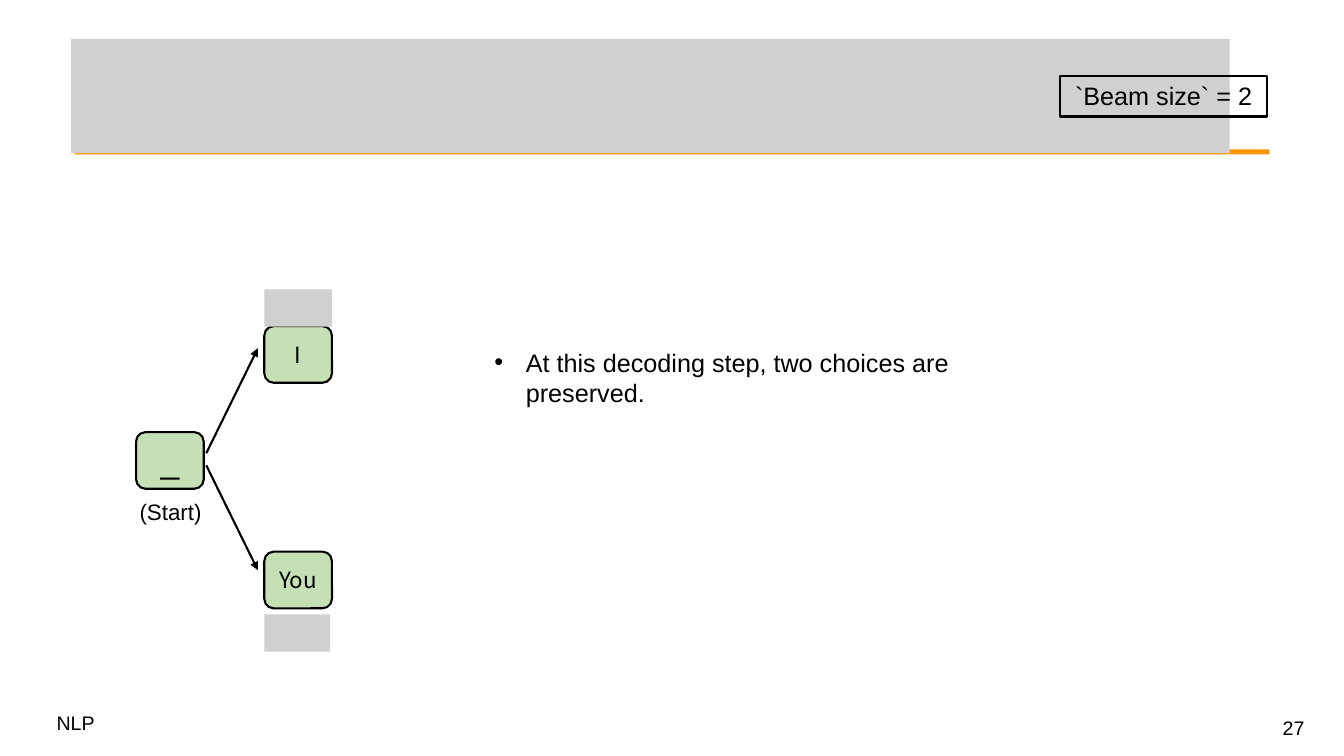
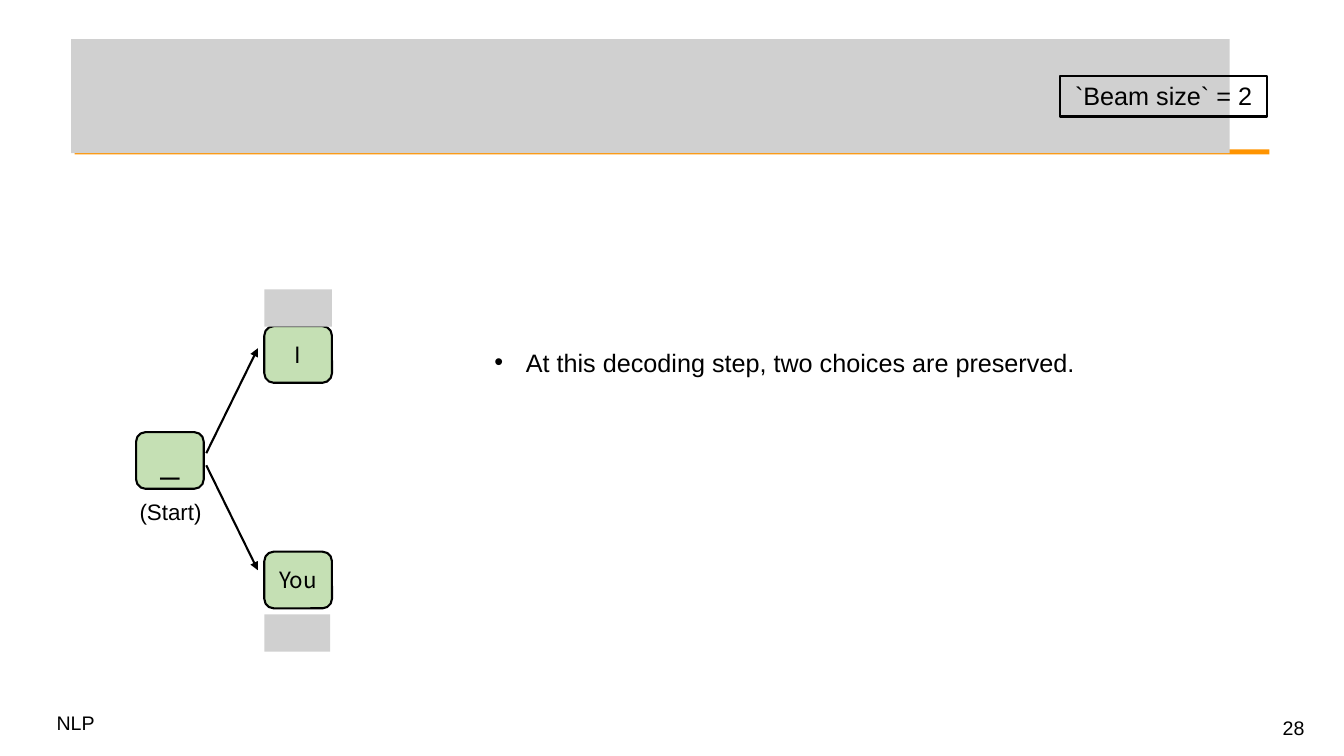
Before and after one commit to mcps5601/CGUNLP_2026_Spring, a slide deck: slide 28 of slides/w8_decoder_0413.pptx (slide 27 before the commit). Drawn at 1344x756 pixels with LibreOffice and Linux fonts; fonts in the diff are those of the drawing; grey boxes stand for pictures; background and template pictures are left out. Boxes give left, top, right and bottom in pixels: in the first picture for what was removed or moved away, otherwise in the second. Text is boxed around its words. In the diff, an @@ line names an element or a change of style, - is before the commit and + after.

Commit message:
feat: update slide for decoding

```diff
--- a/slides/w8_decoder_0413.pptx
+++ b/slides/w8_decoder_0413.pptx
@@ text "At this decoding step, two ..." rewrapped from <box>526,353,948,408</box> to <box>526,353,1075,377</box> @@
@@ page number at <box>1283,721,1305,736</box>: text changed @@
-27
+28
```
Also in this commit, not shown: 13 other slides changed, 1 slide added, 1 other file.
